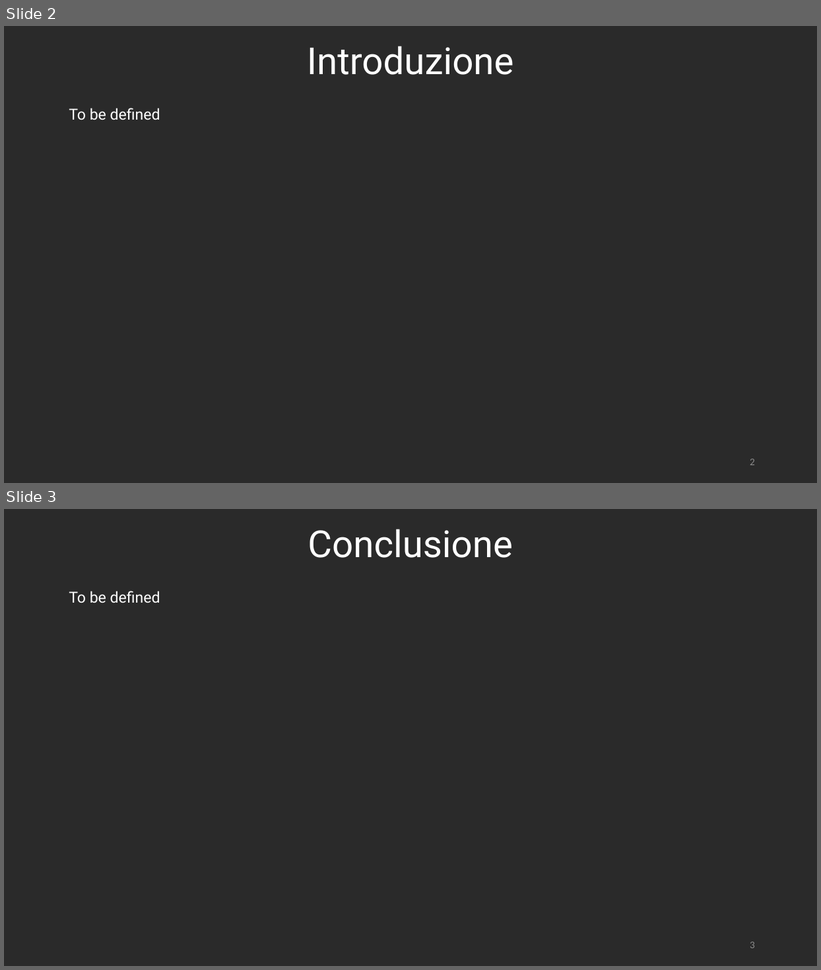
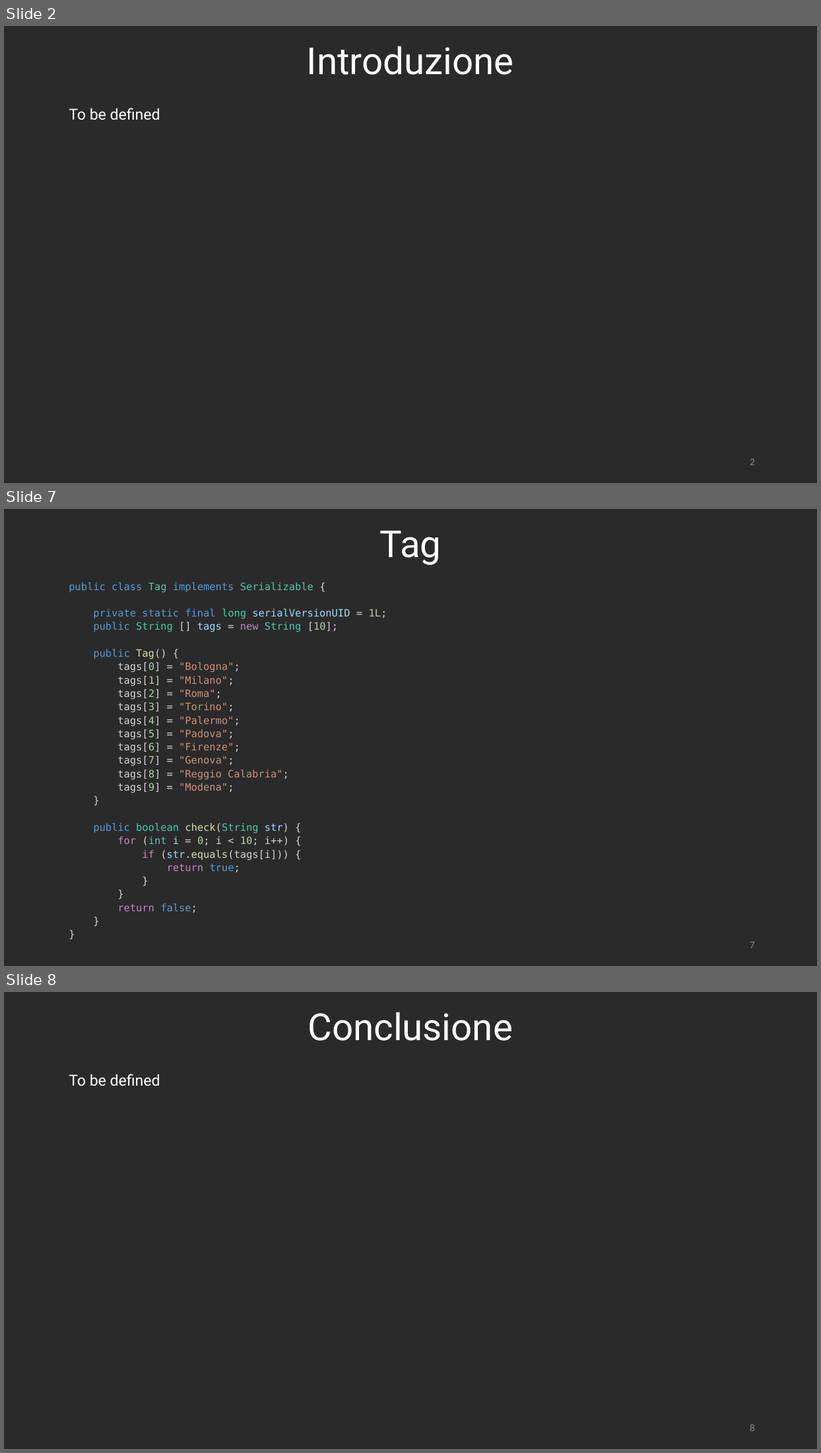
Before and after one commit to RetiCalc-Unibo/progetto7, a slide deck: Presentazione.pptx. Shown one above the other, each under a label of ours: slides 2 and 3 before the commit, slides 2, 7 and 8 after it; the slides between them are not shown. The pictures are 821x970 and 821x1453 pixels, drawn with LibreOffice and Linux fonts; fonts in the diff are those of the drawing. Boxes give left, top, right and bottom in pixels: in the first picture for what was removed or moved away, otherwise in the second. Text is boxed around its words. In the diff, an @@ line names an element or a change of style, - is before the commit and + after.

```diff
--- a/Presentazione.pptx
+++ b/Presentazione.pptx
@@ slide 7 added at [4,509,817,966], background #2A2A2A @@
@@ title added at [380,531,441,565], 44 pt, text #FFFFFF @@
+Tag
@@ text added at [69,582,387,913], 12 pt, text #D4D4D4 @@
+public class Tag implements Serializable {
+private static final long serialVersionUID = 1L;
+public String [] tags = new String [10];
+public Tag() {
+tags[0] = "Bologna";
+tags[1] = "Milano";
+tags[2] = "Roma";
+tags[3] = "Torino";
+tags[4] = "Palermo";
+tags[5] = "Padova";
+tags[6] = "Firenze";
+tags[7] = "Genova";
+tags[8] = "Reggio Calabria";
+tags[9] = "Modena";
+}
+public boolean check(String str) {
+for (int i = 0; i < 10; i++) {
+if (str.equals(tags[i])) {
+return true;
+}
+}
+return false;
+}
+}
@@ page number added at [750,942,755,949], 12 pt, text #8C8C8C @@
+7
@@ what was slide 3 is now slide 8 @@
@@ page number at [750,1424,755,1432]: text changed @@
-3
+8
```
Also in this commit, not shown: 4 other slides added, 1 other file.
